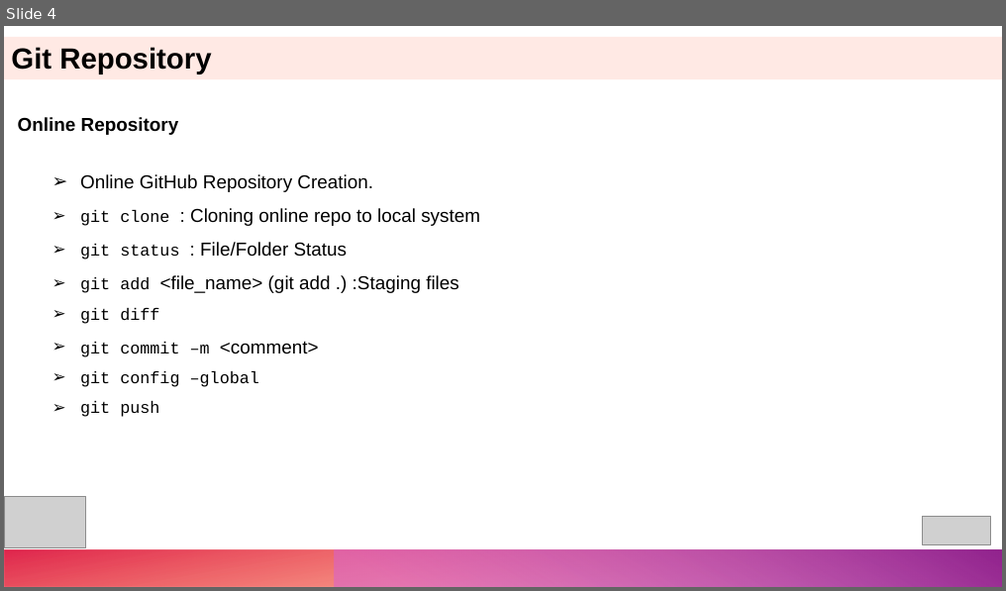
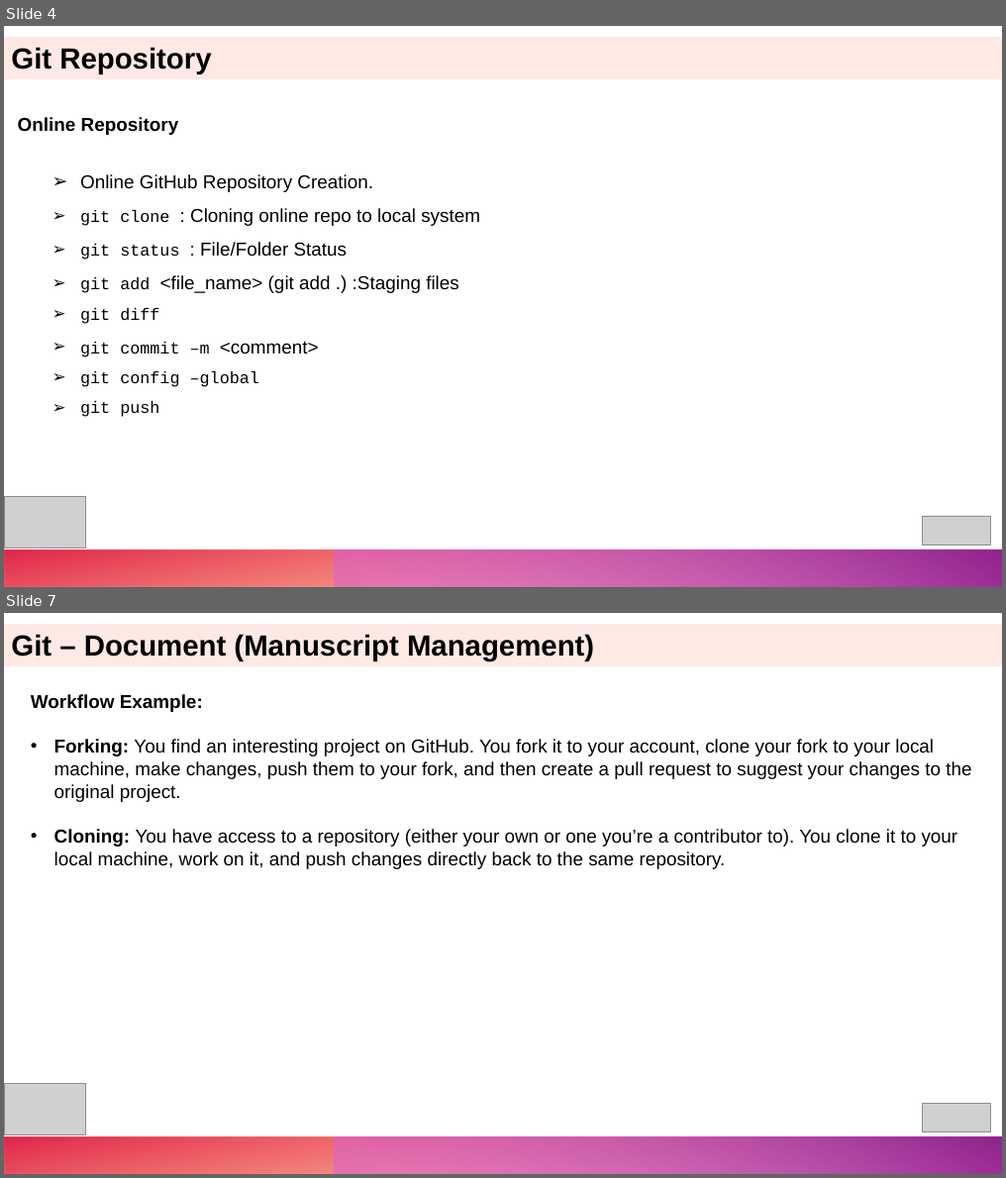
Before and after one commit to shanptom/GitIntro, a slide deck: Intro to Git and GitHub.pptx. Shown one above the other, each under a label of ours: slide 4 before the commit, slides 4 and 7 after it; the slides between them are not shown. The pictures are 1006x591 and 1006x1178 pixels, drawn with LibreOffice and Linux fonts; fonts in the diff are those of the drawing; grey boxes stand for pictures. Boxes give left, top, right and bottom in pixels: in the first picture for what was removed or moved away, otherwise in the second. Text is boxed around its words. In the diff, an @@ line names an element or a change of style, - is before the commit and + after.

Commit message:
added Fork Slide

```diff
--- a/Intro to Git and GitHub.pptx
+++ b/Intro to Git and GitHub.pptx
@@ slide 7 added at <box>4,613,1002,1174</box>, background #FFFFFF; not listed: 2 template elements that a slide beside it also shows @@
@@ rectangle added at <box>4,624,1002,666</box>, fill #FFE9E4, 28 pt, text #000000, bold @@
+Git – Document (Manuscript Management)
@@ text added at <box>31,694,971,869</box>, 18 pt, text #000000 @@
+Workflow Example:
+• Forking: You find an interesting project on GitHub. You fork it to your account, clone your fork to your local machine, make changes, push them to your fork, and then create a pull request to suggest your changes to the original project.
+• Cloning: You have access to a repository (either your own or one you’re a contributor to). You clone it to your local machine, work on it, and push changes directly back to the same repository.
@@ picture added at <box>4,1084,85,1136</box> @@
@@ picture added at <box>923,1104,991,1133</box> @@
```
Also in this commit, not shown: 1 slide changed, 1 other slide added.
